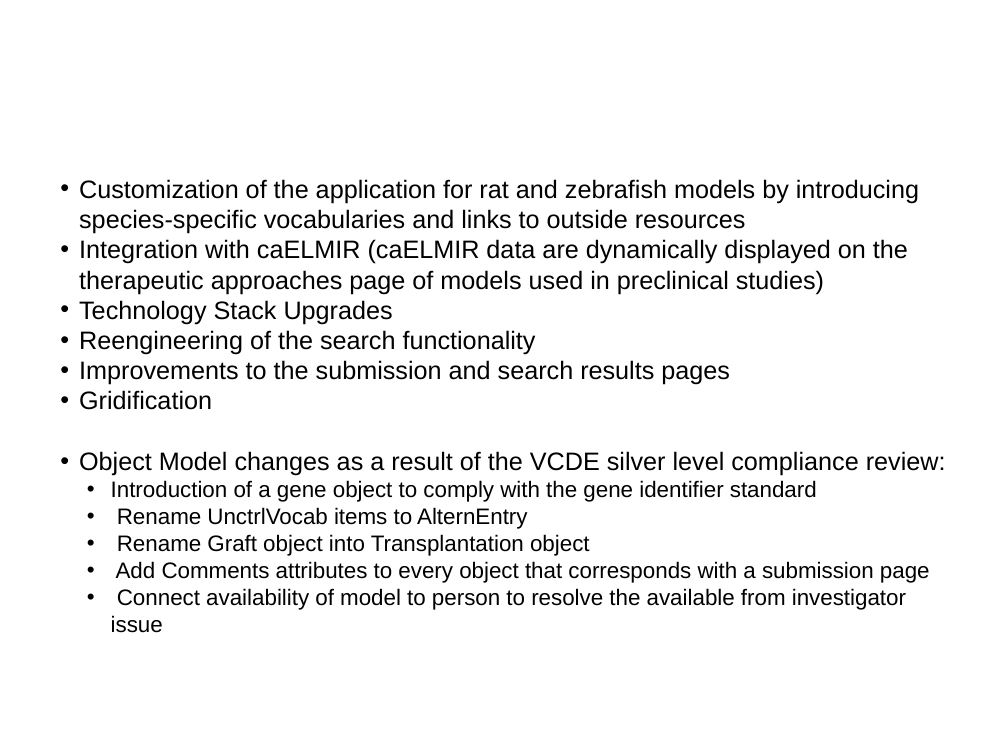
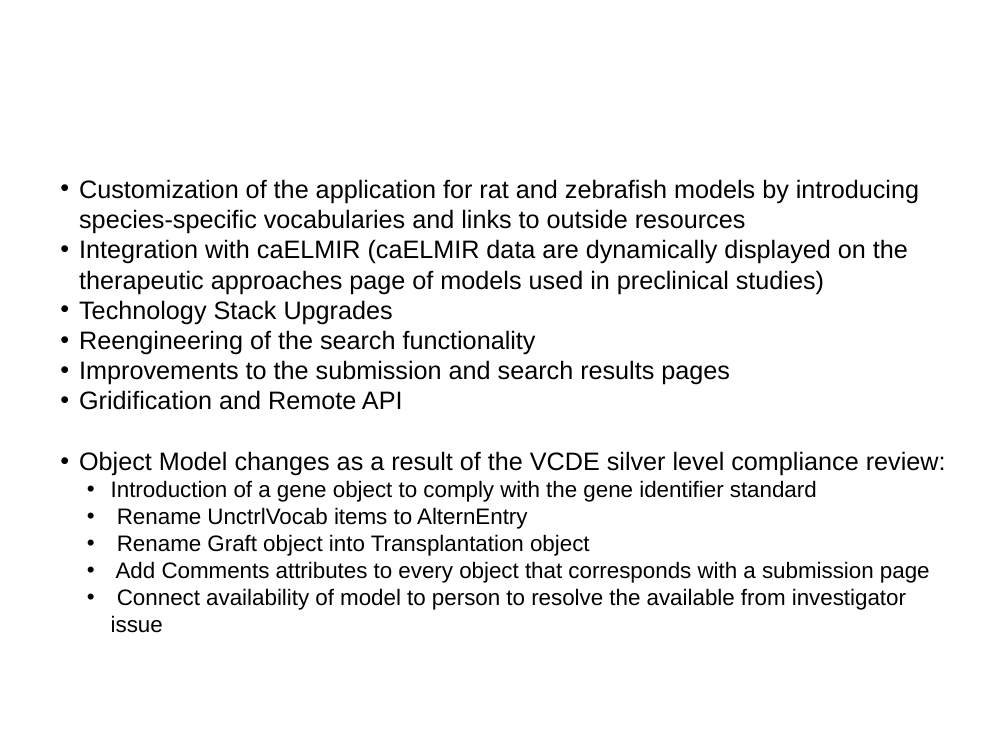
Before and after one commit to NCIP/camod-docs, a slide deck: slide 7 of CABIG compliance/caMOD 2.5 VCDE Submission/item1-Brief Description of the data system and its design(ppt)/caMOD_Interoperability_Review_2009.ppt. Drawn at 1008x756 pixels with LibreOffice and Linux fonts; fonts in the diff are those of the drawing; background and template pictures are left out. Boxes give left, top, right and bottom in pixels: in the first picture for what was removed or moved away, otherwise in the second. Text is boxed around its words. In the diff, an @@ line names an element or a change of style, - is before the commit and + after.

```diff
--- a/CABIG compliance/caMOD 2.5 VCDE Submission/item1-Brief Description of the data system and its design(ppt)/caMOD_Interoperability_Review_2009.ppt
+++ b/CABIG compliance/caMOD 2.5 VCDE Submission/item1-Brief Description of the data system and its design(ppt)/caMOD_Interoperability_Review_2009.ppt
@@ text at [79, 390, 403, 410]: text changed @@
-• Gridification
+• Gridification and Remote API
```
Also in this commit, not shown: 5 other slides changed, 1 slide added.
